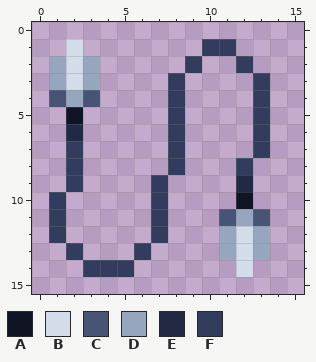
Edited in one commit: pixel-art file (proj/item/gray_patch_cable.ase). Above is the file before it was changed.
16x16 pixels, 1 frame.
Palette (. is transparent): A #101424  B #d3dce9  C #485475  D #96a6bf  E #222944  F #323c5d
Now the later version:
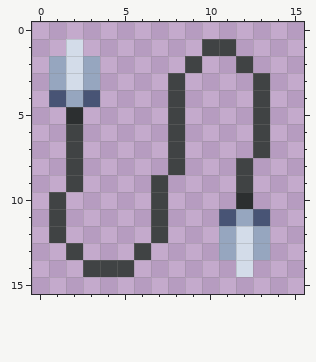
From the commit log: nicer cable colors
The exact change:
{"colour":"A","old":"#101424","new":"#2c2f30"}
{"colour":"F","old":"#323c5d","new":"#404344"}
{"y":6,"x":2,"old":"E","new":"F"}
{"y":9,"x":12,"old":"E","new":"F"}
{"label":"changed","picture_box":[49,39,270,277]}
